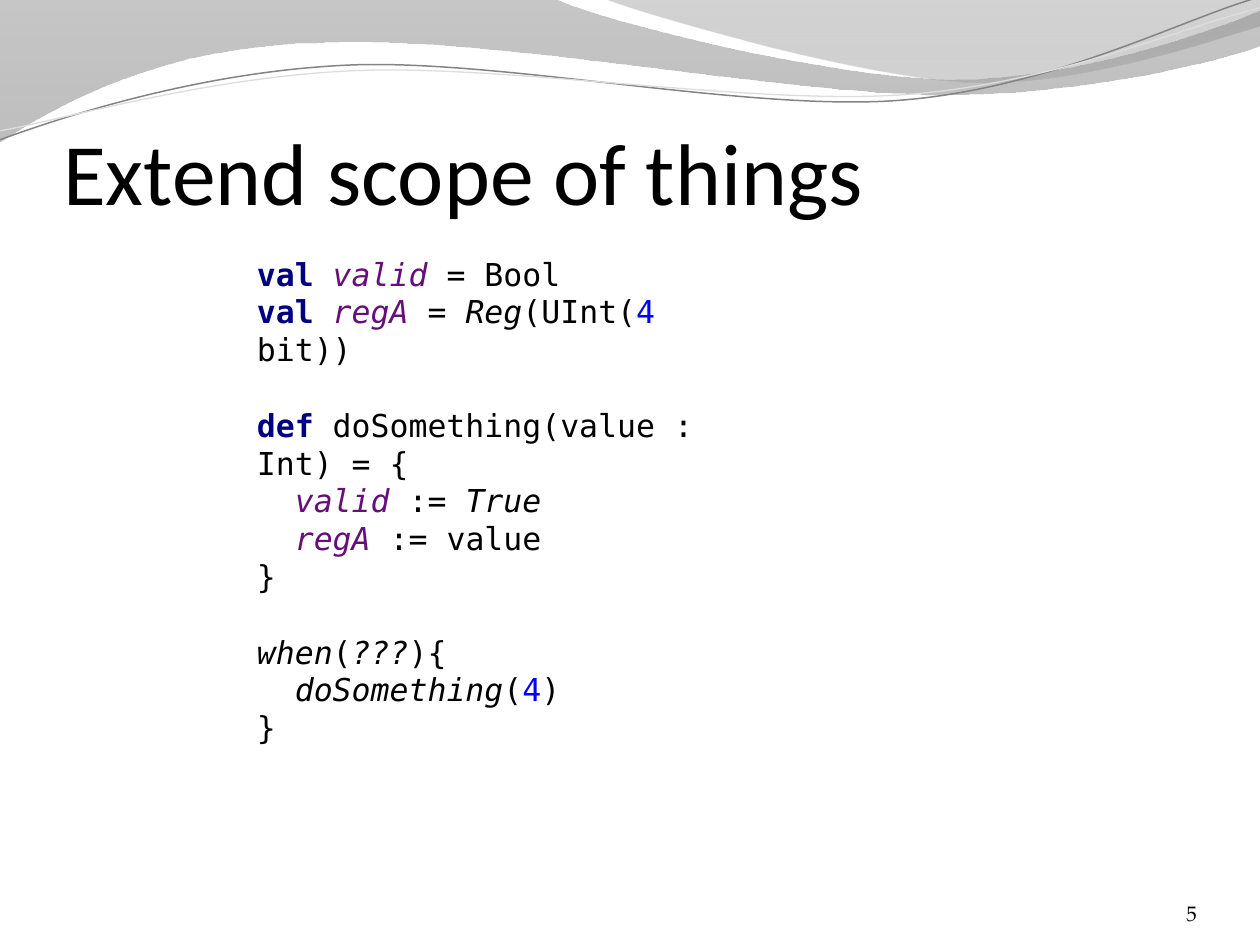
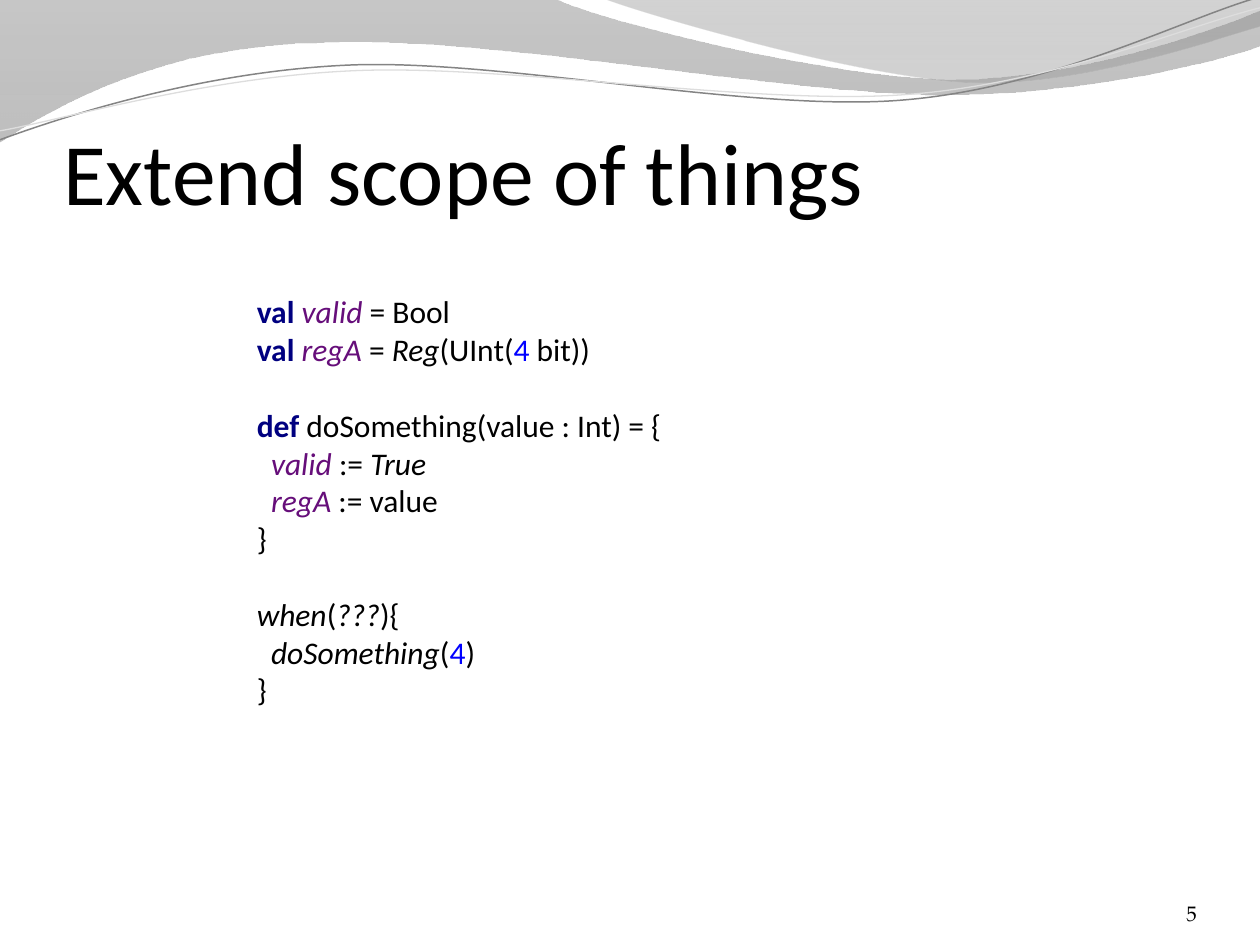
Before and after one commit to SpinalHDL/SpinalDoc, a slide deck: slide 5 of presentation/en/changes_arguments.pptx. Drawn at 1260x945 pixels with LibreOffice and Linux fonts; fonts in the diff are those of the drawing; background and template pictures are left out. Boxes give left, top, right and bottom in pixels: in the first picture for what was removed or moved away, otherwise in the second. Text is boxed around its words. In the diff, an @@ line names an element or a change of style, - is before the commit and + after.

```diff
--- a/presentation/en/changes_arguments.pptx
+++ b/presentation/en/changes_arguments.pptx
@@ text "val valid = Bool val ..." at [257,301,621,670]: font DejaVu Sans Mono to Calibri @@
```
Also in this commit, not shown: 16 other slides changed, 3 slides added, 1 slide removed, 3 other files.
